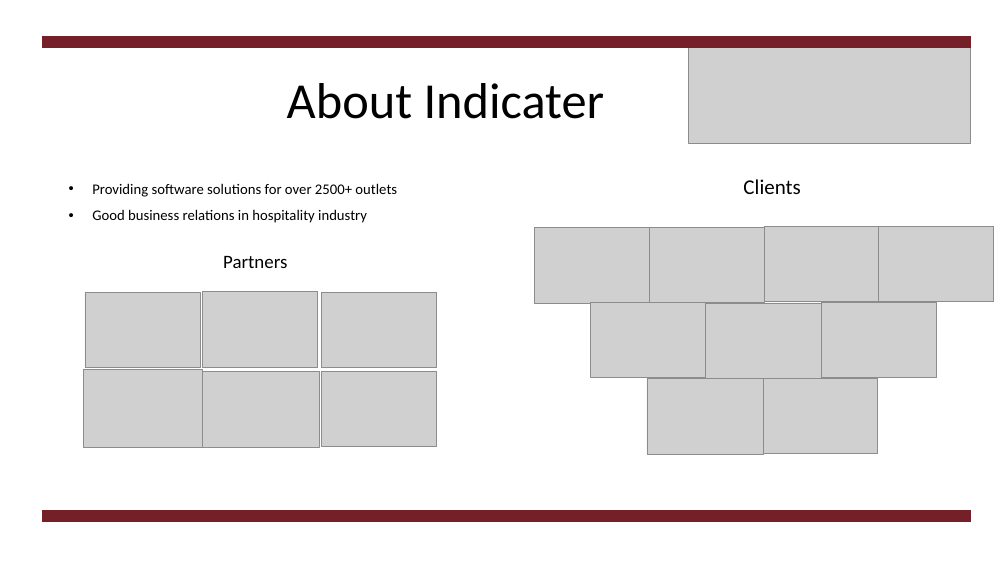
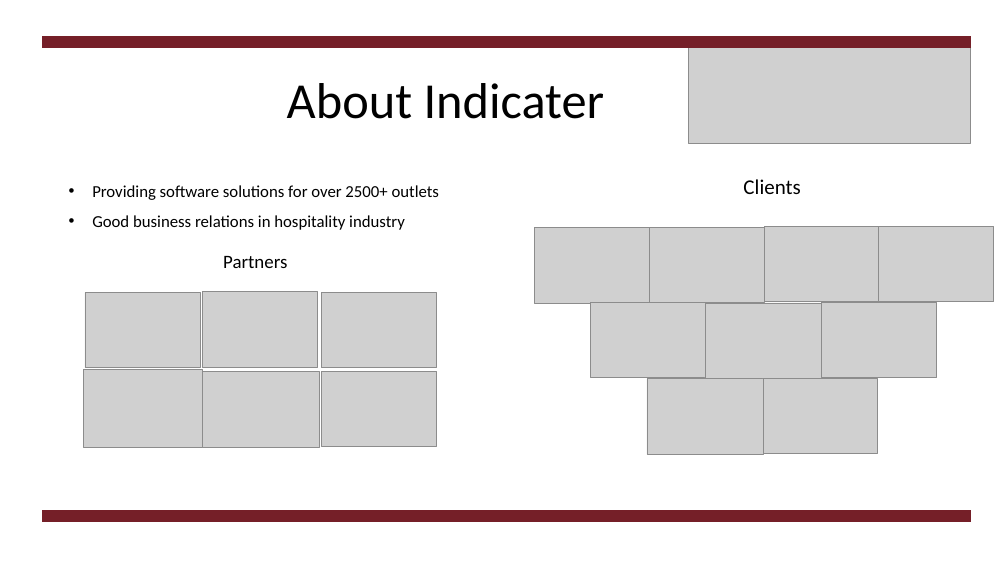
Before and after one commit to m00sedrive/Uni-Work-2015, a slide deck: slide 3 of Indicater Placement Reports/Indicater Presentation.pptx. Drawn at 1008x567 pixels with LibreOffice and Linux fonts; fonts in the diff are those of the drawing; grey boxes stand for pictures. Boxes give left, top, right and bottom in pixels: in the first picture for what was removed or moved away, otherwise in the second. Text is boxed around its words. In the diff, an @@ line names an element or a change of style, - is before the commit and + after.

```diff
--- a/Indicater Placement Reports/Indicater Presentation.pptx
+++ b/Indicater Placement Reports/Indicater Presentation.pptx
@@ text "Providing software solutions for over ..." at (x1=92, y1=185, x2=439, y2=230): size 14 to 16 pt @@
```
Also in this commit, not shown: 5 other slides changed, 4 other files.
